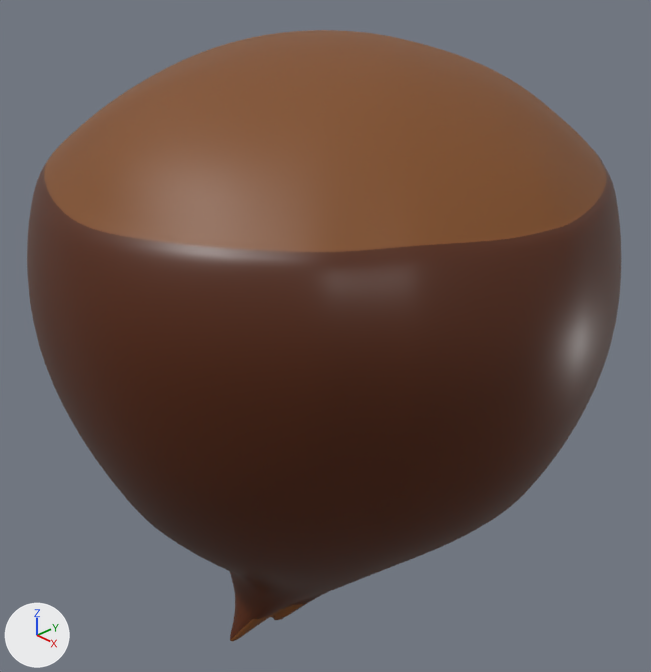
The Blender file production/3D_assets/linked_assets/objects/chestnut.blend: old version first, new version second.
Rendered twice from a camera (50 mm lens) standing at (0.515, -0.465, 0.281) and looking at (0.011, 0.011, -0.065). The lights are fixed; the arrows at lower left show +X, +Y and +Z.
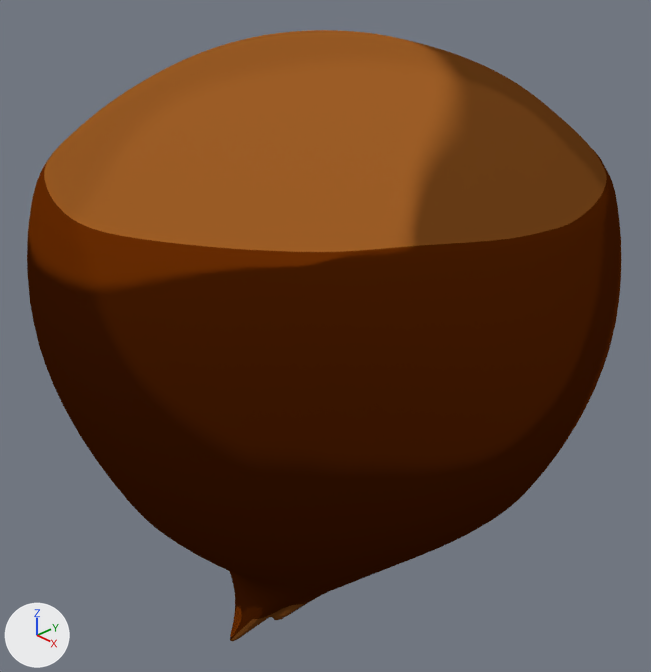
Diff of the bpy script that builds the scene:
```diff
--- a/production/3D_assets/linked_assets/objects/chestnut.blend.py
+++ b/production/3D_assets/linked_assets/objects/chestnut.blend.py
@@ mat_chestnut_mat @@
 n0 = _N.new('ShaderNodeOutputMaterial'); n0.name = 'Material Output'
-n1 = _N.new('ShaderNodeBsdfPrincipled'); n1.name = 'Principled BSDF'
-n1.distribution = 'GGX'
-n1.subsurface_method = 'BURLEY'
-n1.inputs[0].default_value = (0.0871, 0.0164, 0.000536, 1.0)  # 'Base Color', brown #532302
-n1.inputs[2].default_value = 0.4  # 'Roughness'
-_L.new(n1.outputs[0], n0.inputs[0])  # 'BSDF' to 'Surface'
+n2 = _N.new('ShaderNodeBsdfToon'); n2.name = 'Toon BSDF'
+n2.inputs[0].default_value = (0.0873, 0.0165, 0.000532, 1.0)  # 'Color', brown #532302
+_L.new(n2.outputs[0], n0.inputs[0])  # 'BSDF' to 'Surface'
@@ mat_chestnut_top_mat @@
 n0 = _N.new('ShaderNodeOutputMaterial'); n0.name = 'Material Output'
-n1 = _N.new('ShaderNodeBsdfPrincipled'); n1.name = 'Principled BSDF'
-n1.distribution = 'GGX'
-n1.subsurface_method = 'BURLEY'
-n1.inputs[0].default_value = (0.22, 0.0723, 0.0128, 1.0)  # 'Base Color', brown #814c1e
-_L.new(n1.outputs[0], n0.inputs[0])  # 'BSDF' to 'Surface'
+n2 = _N.new('ShaderNodeBsdfToon'); n2.name = 'Toon BSDF'
+n2.inputs[0].default_value = (0.221, 0.0719, 0.0129, 1.0)  # 'Color', brown #814c1e
+_L.new(n2.outputs[0], n0.inputs[0])  # 'BSDF' to 'Surface'
```

Location of each change, [x1, y1, x2, y2] in pixels of the pictures (651 x 672 px):
'sphere', recoloured
    both: [27, 30, 621, 642]
